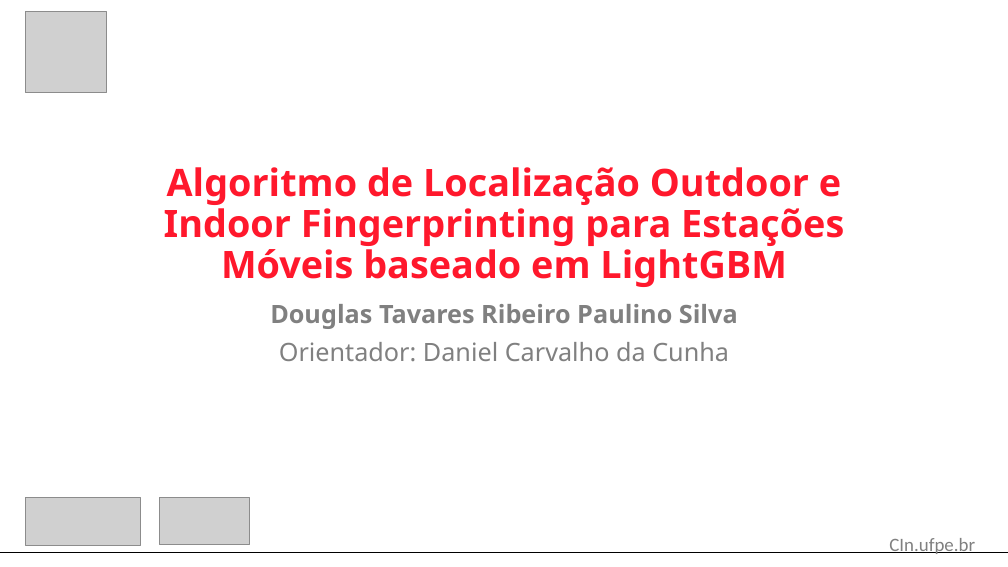
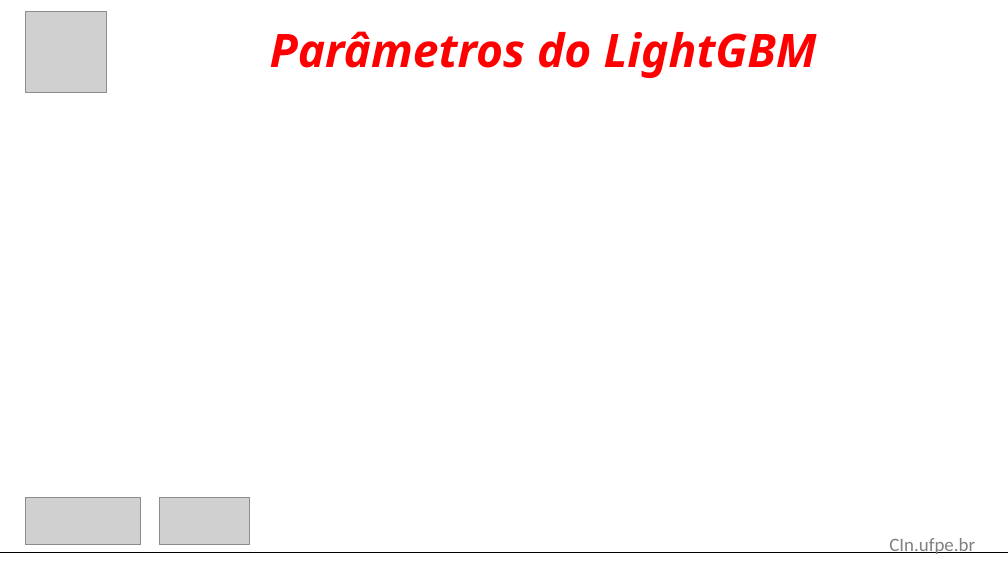
Before and after one commit to Douglast1997/TG-2020.1, a slide deck: slide 15 of Apresentação/Apresentação_TG [Autosaved].pptx (slide 33 before the commit). Drawn at 1008x567 pixels with LibreOffice and Linux fonts; fonts in the diff are those of the drawing; grey boxes stand for pictures. Boxes give left, top, right and bottom in pixels: in the first picture for what was removed or moved away, otherwise in the second. Text is boxed around its words. In the diff, an @@ line names an element or a change of style, - is before the commit and + after.

Commit message:
apresentação

```diff
--- a/Apresentação/Apresentação_TG [Autosaved].pptx
+++ b/Apresentação/Apresentação_TG [Autosaved].pptx
@@ title added at [270, 31, 817, 78], 44 pt, text #FF0000, bold, italic @@
+Parâmetros do LightGBM
@@ title removed at [164, 167, 844, 287] @@
-Algoritmo de Localização Outdoor e Indoor Fingerprinting para Estações Móveis baseado em LightGBM
@@ subtitle removed at [270, 304, 738, 361] @@
-Douglas Tavares Ribeiro Paulino Silva
-Orientador: Daniel Carvalho da Cunha
```
Also in this commit, not shown: 6 other slides changed, 1 slide added, 4 other files.
